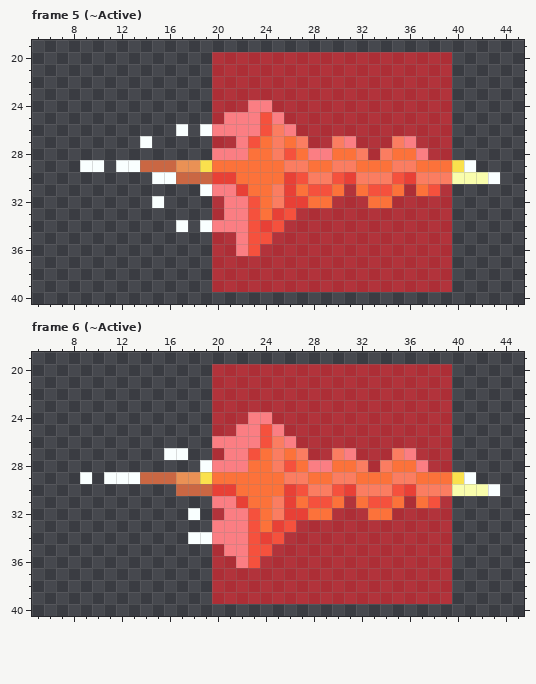
Pixel-art file -- holoVersus/Cards/AsepriteFiles/Keris.aseprite. Above, as it was before the edit.
60x60 pixels, 13 frames. Shown: frame 5 (~Active): x 5..45, y 19..40; frame 6 (~Active): x 5..45, y 19..40. The commit also changed other frames, which this record leaves out.
Now the later version:
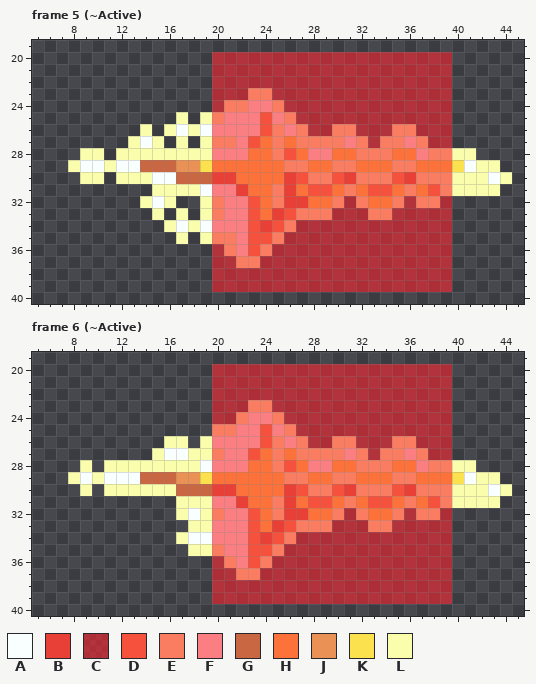
Palette (. is transparent): A #f9ffff  B #e84036  C #fd242d96  D #f5513d  E #fb7d61  F #fb7e83  G #ca6743  H #fc723a  J #ea9155  K #fae14d  L #f9fdac
Difference:
--- frame 5 (~Active), layer "Sprite"
@@ x 5..45 @@
 22 ...............CCCCCCCCCCCCCCCCCCCC......
-23 ...............CCCCCCCCCCCCCCCCCCCC......
-24 ...............CCCFFCCCCCCCCCCCCCCC......
-25 ...............CFFFDFCCCCCCCCCCCCCC......
-26 ............A.AFFFFDEFCCCCCCCCCCCCC......
-27 .........A.....CCFDHEHECCEFCCCEFCCC......
-28 ...............FFFHHEDHFFHHECEHHFCC......
-29 ....AA.AAGGGJJKHHHHHHEEHHEEHHHEEHHHKA....
-30 ..........AAGGGBBHHHHBDEEDBEEEDBEEELLLA..
-31 ..............AFFBHHEBHDDHCHDDHCHDC......
-32 ..........A....CFFDHEBBHHCCCHHCCCCC......
-33 ...............CFFDHBDCCCCCCCCCCCCC......
-34 ............A.AFFFDBDCCCCCCCCCCCCCC......
-35 ...............CCFDDCCCCCCCCCCCCCCC......
-36 ...............CCFDCCCCCCCCCCCCCCCC......
-37 ...............CCCCCCCCCCCCCCCCCCCC......
+23 ...............CCCEECCCCCCCCCCCCCCC......
+24 ...............CEEFFECCCCCCCCCCCCCC......
+25 ............L.LEFFFDFECCCCCCCCCCCCC......
+26 .........L.LALAFFFFDEFECCEECCCEECCC......
+27 ........LAL.L.LEEFDHEHEEEEFECEEFECC......
+28 ....LL.LLLLLLLLFFFHHEDHFFHHEEEHHFEELL....
+29 ...LAALAAGGGJJKHHHHHHEEHHEEHHHEEHHHKALL..
+30 ....LL.LLLAAGGGBBHHHHBDEEDBEEEDBEEELLLAL.
+31 ..........LLLLAFFBHHEBHDDHEHDDHEHDELLLL..
+32 .........LAL..LEFFDHEBBHHECEHHECEEC......
+33 ..........L.L.LEFFDHBDEEECCCEECCCCC......
+34 ...........LALAFFFDBDECCCCCCCCCCCCC......
+35 ............L.LEEFDDECCCCCCCCCCCCCC......
+36 ...............CEFDECCCCCCCCCCCCCCC......
+37 ...............CCEECCCCCCCCCCCCCCCC......
 38 ...............CCCCCCCCCCCCCCCCCCCC......
--- frame 6 (~Active), layer "Sprite"
@@ x 5..45 @@
 22 ...............CCCCCCCCCCCCCCCCCCCC......
-23 ...............CCCCCCCCCCCCCCCCCCCC......
-24 ...............CCCFFCCCCCCCCCCCCCCC......
-25 ...............CCFFDFCCCCCCCCCCCCCC......
-26 ...............FFFFDEFCCCCCCCCCCCCC......
-27 ...........AA..CFFDHEHECCEFCCCEFCCC......
-28 ..............AFFFHHEDHFFHHECEHHFCC......
-29 ....A.AAAGGGJJKHHHHHHEEHHEEHHHEEHHHKA....
-30 ............GGGBBHHHHBDEEDBEEEDBEEELLLA..
-31 ...............FFBHHEBHDDHCHDDHCHDC......
-32 .............A.CFFDHEBBHHCCCHHCCCCC......
-33 ...............FFFDHBDCCCCCCCCCCCCC......
-34 .............AAFFFDBDCCCCCCCCCCCCCC......
-35 ...............CFFDDCCCCCCCCCCCCCCC......
-36 ...............CCFDCCCCCCCCCCCCCCCC......
-37 ...............CCCCCCCCCCCCCCCCCCCC......
+23 ...............CCCEECCCCCCCCCCCCCCC......
+24 ...............CCEFFECCCCCCCCCCCCCC......
+25 ...............EEFFDFECCCCCCCCCCCCC......
+26 ...........LL.LFFFFDEFECCEECCCEECCC......
+27 ..........LAALLEFFDHEHEEEEFECEEFECC......
+28 ....L.LLLLLLLLAFFFHHEDHFFHHEEEHHFEELL....
+29 ...LALAAAGGGJJKHHHHHHEEHHEEHHHEEHHHKALL..
+30 ....L.LLLLLLGGGBBHHHHBDEEDBEEEDBEEELLLAL.
+31 ............LLLFFBHHEBHDDHEHDDHEHDELLLL..
+32 ............LALEFFDHEBBHHECEHHECEEC......
+33 .............LLFFFDHBDEEECCCEECCCCC......
+34 ............LAAFFFDBDECCCCCCCCCCCCC......
+35 .............LLEFFDDECCCCCCCCCCCCCC......
+36 ...............CEFDECCCCCCCCCCCCCCC......
+37 ...............CCEECCCCCCCCCCCCCCCC......
 38 ...............CCCCCCCCCCCCCCCCCCCC......
Changed places in both pictures, as pixel boxes (x1, y1, x2, y2):
changed: (68, 88, 512, 268)
changed: (68, 400, 512, 580)
